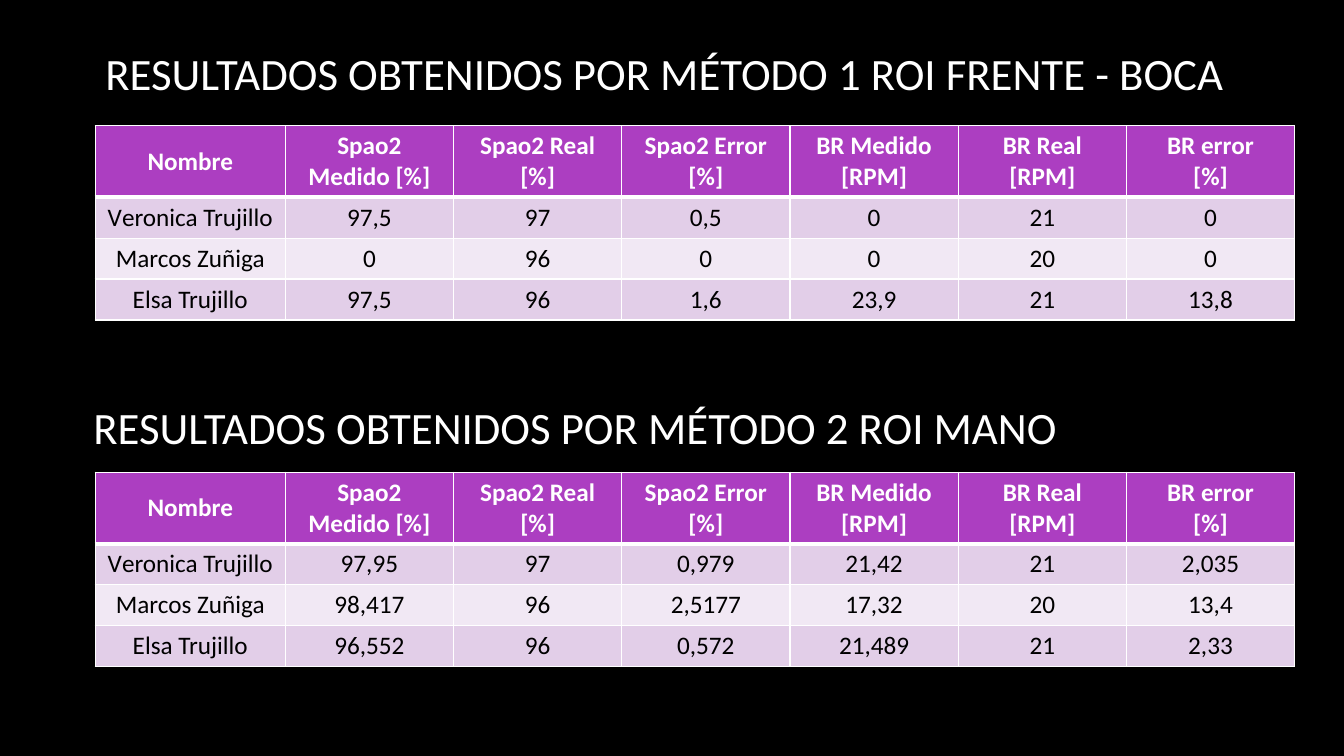
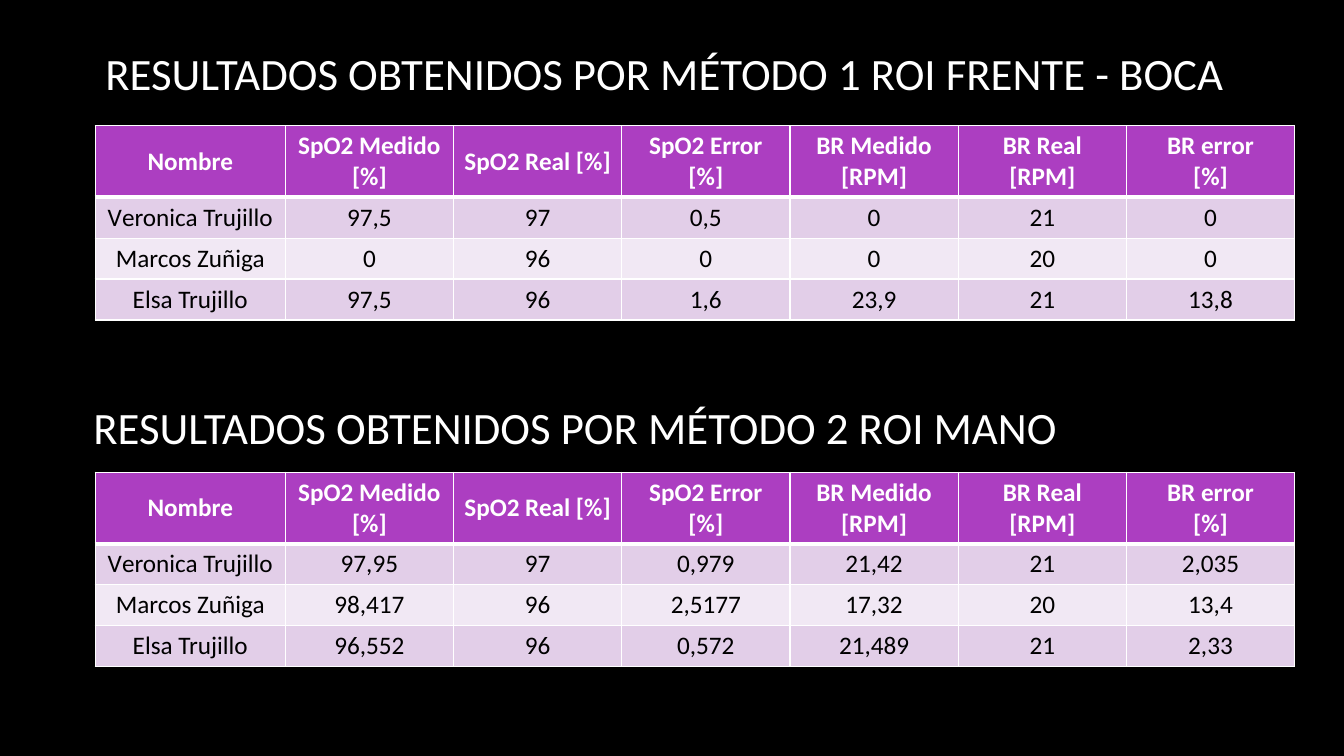
Before and after one commit to KevinPizarro/elo328-proyectoNAM2, a slide deck: slide 7 of NAM2_presentacion.pptx. Drawn at 1344x756 pixels with LibreOffice and Linux fonts; fonts in the diff are those of the drawing; background and template pictures are left out. Boxes give left, top, right and bottom in pixels: in the first picture for what was removed or moved away, otherwise in the second. Text is boxed around its words. In the diff, an @@ line names an element or a change of style, - is before the commit and + after.

```diff
--- a/NAM2_presentacion.pptx
+++ b/NAM2_presentacion.pptx
@@ table at <box>96,126,1296,320</box> @@
-row 1: Nombre | Spao2 Medido [%] | Spao2 Real [%] | Spao2 Error [%] | BR Medido [RPM] | BR Real [RPM] | BR error / [%]
+row 1: Nombre | SpO2 Medido [%] | SpO2 Real [%] | SpO2 Error [%] | BR Medido [RPM] | BR Real [RPM] | BR error / [%]
@@ table at <box>96,472,1296,665</box> @@
-row 1: Nombre | Spao2 Medido [%] | Spao2 Real [%] | Spao2 Error [%] | BR Medido [RPM] | BR Real [RPM] | BR error / [%]
+row 1: Nombre | SpO2 Medido [%] | SpO2 Real [%] | SpO2 Error [%] | BR Medido [RPM] | BR Real [RPM] | BR error / [%]
```
Also in this commit, not shown: 2 other slides changed.
